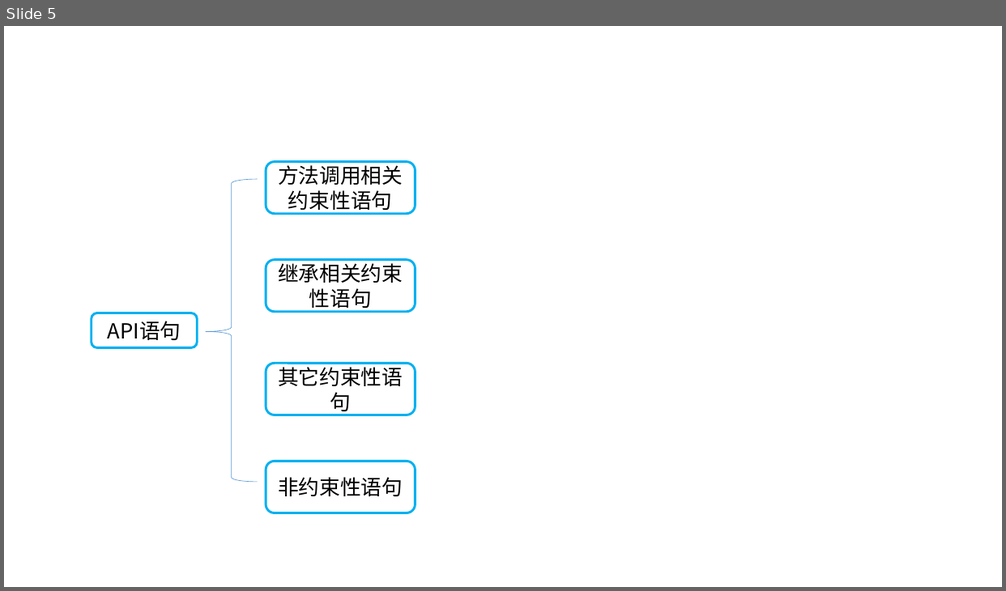
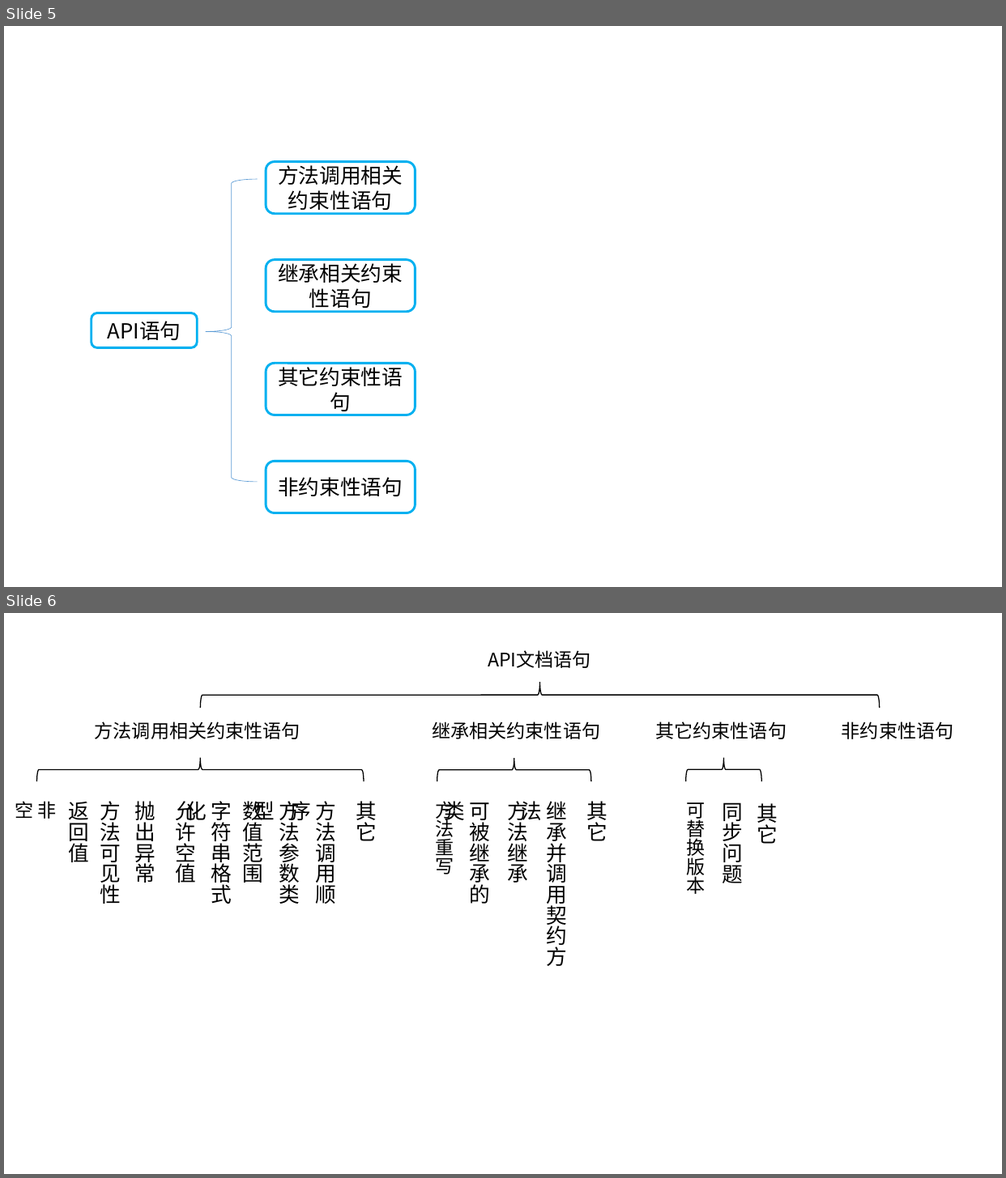
Before and after one commit to zk467701860/SKnowledgeGraph, a slide deck: directive_classification/毕业论文/图片/新建 Microsoft PowerPoint 演示文稿.pptx. Shown one above the other, each under a label of ours: slide 5 before the commit, slides 5 and 6 after it. The pictures are 1006x591 and 1006x1178 pixels, drawn with LibreOffice and Linux fonts; fonts in the diff are those of the drawing. Boxes give left, top, right and bottom in pixels: in the first picture for what was removed or moved away, otherwise in the second. Text is boxed around its words. In the diff, an @@ line names an element or a change of style, - is before the commit and + after.

```diff
--- a/directive_classification/毕业论文/图片/新建 Microsoft PowerPoint 演示文稿.pptx
+++ b/directive_classification/毕业论文/图片/新建 Microsoft PowerPoint 演示文稿.pptx
@@ slide 6 added at bbox=[4, 613, 1002, 1174], background #FFFFFF @@
@@ text added at bbox=[488, 650, 591, 668], 18 pt, text #000000 @@
+API文档语句
@@ left brace added at bbox=[201, 682, 880, 708], outline #000000 1 pt @@
@@ text added at bbox=[95, 722, 300, 739], 18 pt, text #000000 @@
+方法调用相关约束性语句
@@ text added at bbox=[432, 722, 600, 739], 18 pt, text #000000 @@
+继承相关约束性语句
@@ text added at bbox=[655, 722, 786, 739], 18 pt, text #000000 @@
+其它约束性语句
@@ text added at bbox=[842, 722, 954, 739], 18 pt, text #000000 @@
+非约束性语句
@@ left brace added at bbox=[36, 758, 364, 781], outline #000000 1 pt @@
@@ left brace added at bbox=[686, 758, 761, 781], outline #000000 1 pt @@
@@ left brace added at bbox=[437, 759, 591, 781], outline #000000 1 pt @@
@@ text added at bbox=[37, 801, 197, 866], 18 pt, text #000000 @@
+非空
@@ text added at bbox=[68, 802, 89, 862], 20 pt, text #000000 @@
+返回值
@@ text added at bbox=[100, 801, 121, 904], 20 pt, text #000000 @@
+方法可见性
@@ text added at bbox=[135, 801, 156, 883], 20 pt, text #000000 @@
+抛出异常
@@ text added at bbox=[176, 801, 197, 883], 20 pt, text #000000 @@
+允许空值
@@ text added at bbox=[211, 801, 232, 904], 20 pt, text #000000 @@
+字符串格式化
@@ text added at bbox=[243, 801, 264, 883], 20 pt, text #000000 @@
+数值范围
@@ text added at bbox=[279, 801, 300, 904], 20 pt, text #000000 @@
+方法参数类型
@@ text added at bbox=[315, 801, 336, 904], 20 pt, text #000000 @@
+方法调用顺序
@@ text added at bbox=[356, 801, 377, 841], 20 pt, text #000000 @@
+其它
@@ text added at bbox=[436, 801, 454, 875], 18 pt, text #000000 @@
+方法重写
@@ text added at bbox=[469, 803, 490, 904], 20 pt, text #000000 @@
+可被继承的类
@@ text added at bbox=[507, 801, 528, 883], 20 pt, text #000000 @@
+方法继承
@@ text added at bbox=[547, 801, 568, 966], 20 pt, text #000000 @@
+继承并调用契约方法
@@ text added at bbox=[586, 801, 607, 841], 20 pt, text #000000 @@
+其它
@@ text added at bbox=[686, 803, 705, 894], 18 pt, text #000000 @@
+可替换版本
@@ text added at bbox=[722, 803, 743, 884], 20 pt, text #000000 @@
+同步问题
@@ text added at bbox=[757, 803, 778, 844], 20 pt, text #000000 @@
+其它
```
Also in this commit, not shown: 1 other slide added, 1 slide removed, 9 other files.
